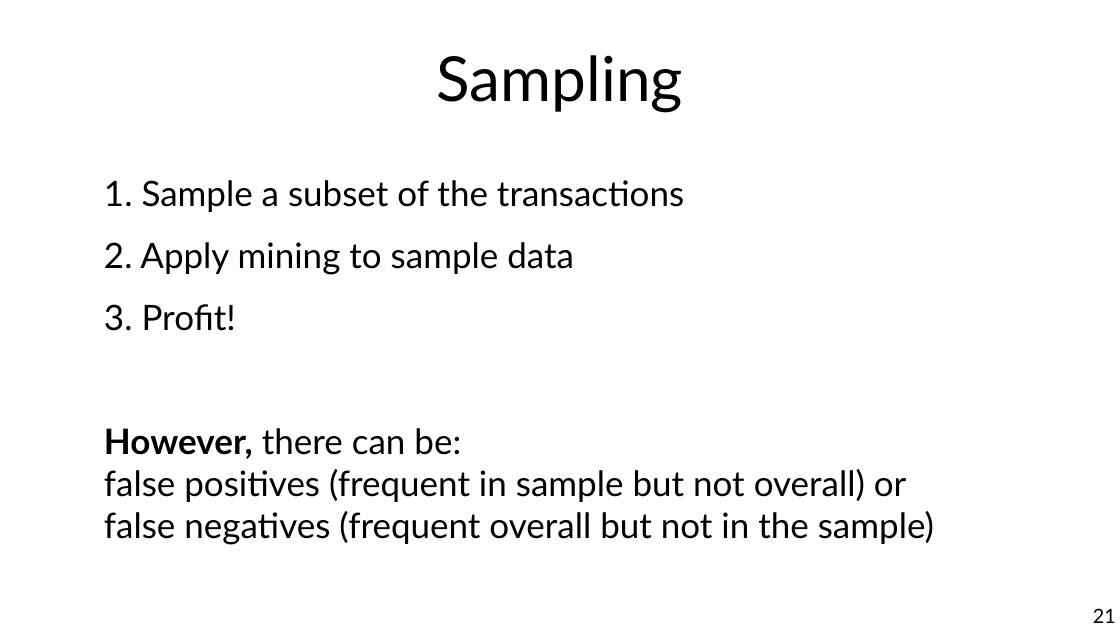
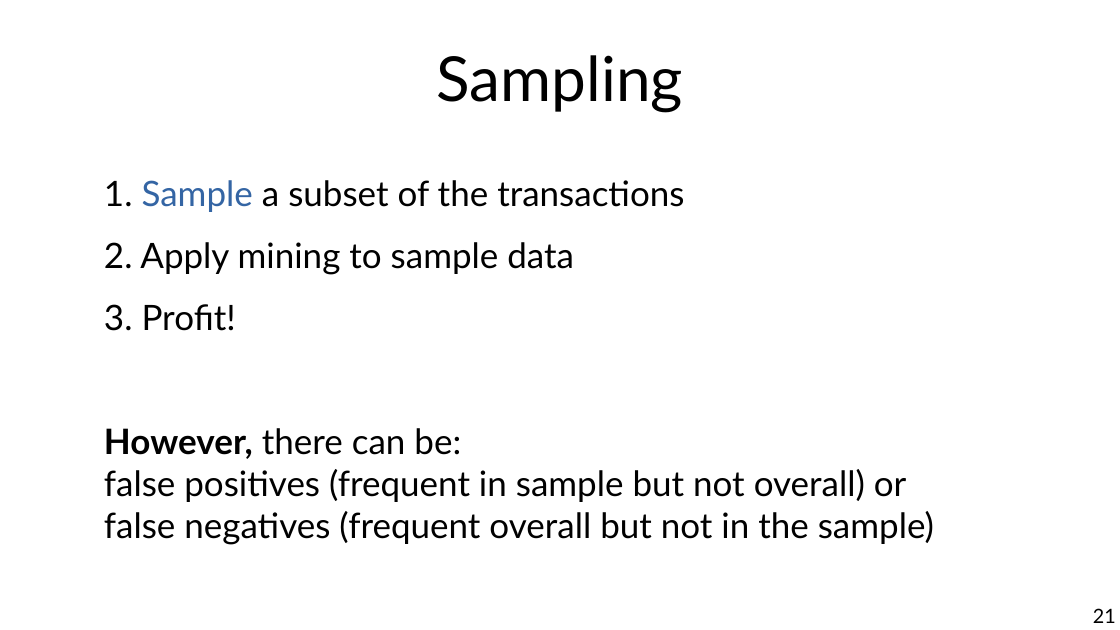
Before and after one commit to marco-calautti/data-mining-course, a slide deck: slide 21 of theory/tt07_extending_association_analysis.odp. Drawn at 1120x630 pixels with LibreOffice and Linux fonts; fonts in the diff are those of the drawing. Boxes give left, top, right and bottom in pixels: in the first picture for what was removed or moved away, otherwise in the second. Text is boxed around its words. In the diff, an @@ line names an element or a change of style, - is before the commit and + after.

```diff
--- a/theory/tt07_extending_association_analysis.odp
+++ b/theory/tt07_extending_association_analysis.odp
@@ text at bbox=[104, 180, 684, 212]: text colour #000000 to #3465A4 in "Sample" @@
```
Also in this commit, not shown: 14 other slides changed, 1 slide added.
